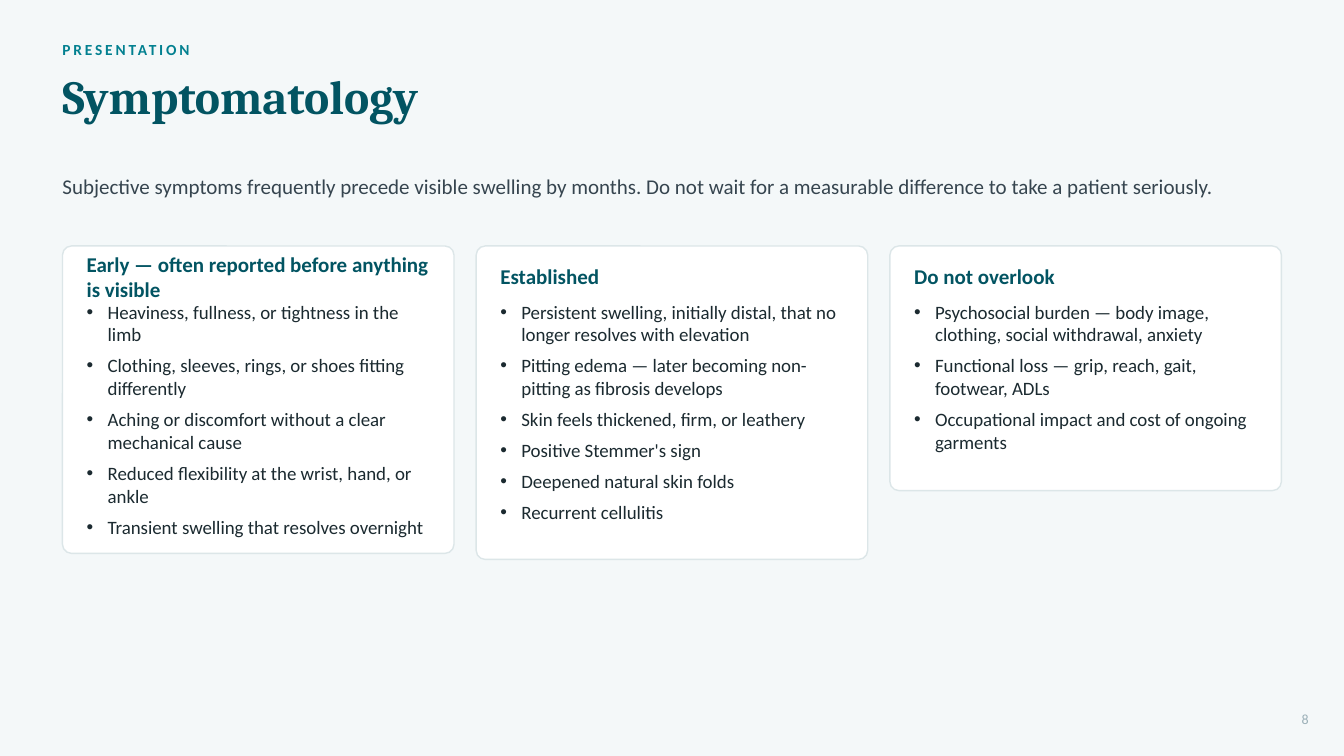
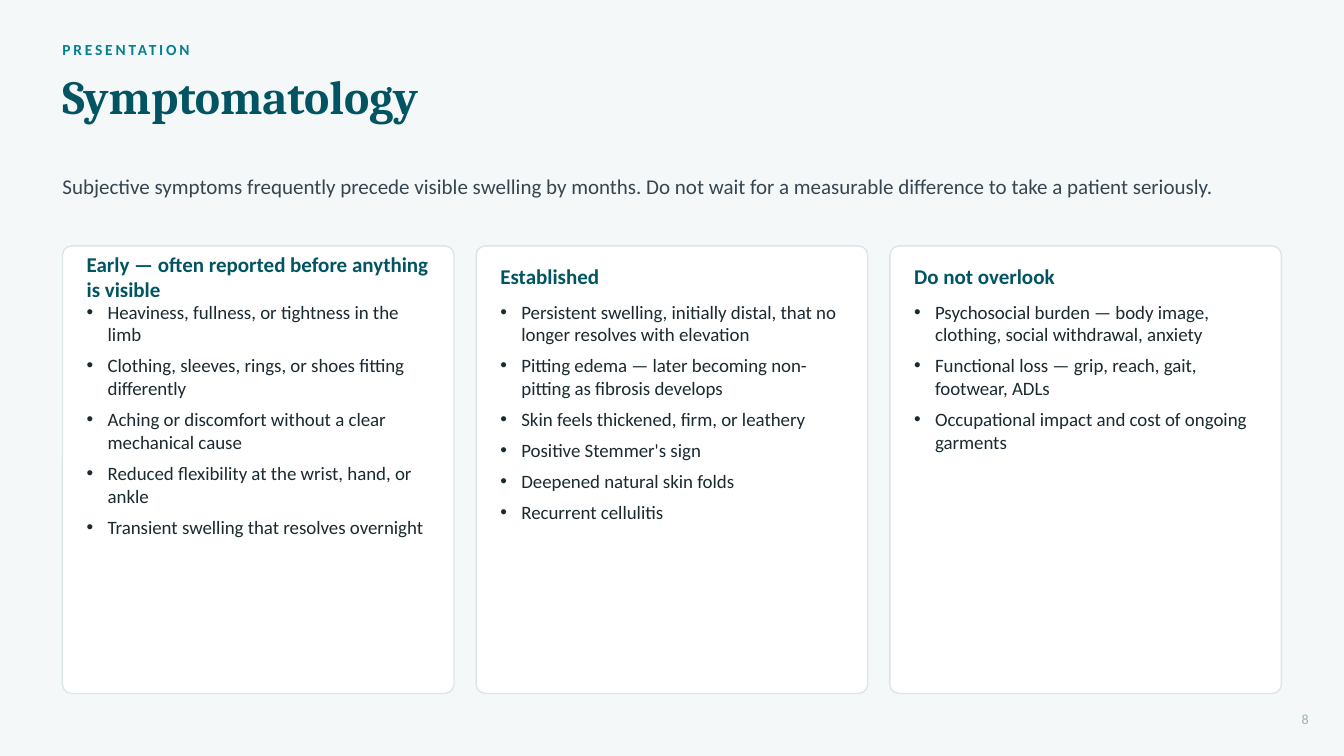
Before and after one commit to Information-vs-Energy-vs-Matter/Total_body_therapy_-_wellness, a slide deck: slide 8 of Lymphedema_Lipedema_TBTW.pptx. Drawn at 1344x756 pixels with LibreOffice and Linux fonts; fonts in the diff are those of the drawing. Boxes give left, top, right and bottom in pixels: in the first picture for what was removed or moved away, otherwise in the second. Text is boxed around its words. In the diff, an @@ line names an element or a change of style, - is before the commit and + after.

```diff
--- a/Lymphedema_Lipedema_TBTW.pptx
+++ b/Lymphedema_Lipedema_TBTW.pptx
@@ rounded rectangle: place and size @@
-rounded rectangle at (63, 246, 454, 554)
+rounded rectangle at (63, 246, 454, 694)
@@ rounded rectangle: place and size @@
-rounded rectangle at (476, 246, 867, 560)
+rounded rectangle at (476, 246, 867, 694)
@@ proportions changed in 3 elements at (476, 246, 867, 694), (63, 246, 454, 694), (890, 246, 1281, 694) @@
@@ rounded rectangle: place and size @@
-rounded rectangle at (890, 246, 1281, 491)
+rounded rectangle at (890, 246, 1281, 694)
```
Also in this commit, not shown: 17 other slides changed, 2 slides added, 9 other files.
